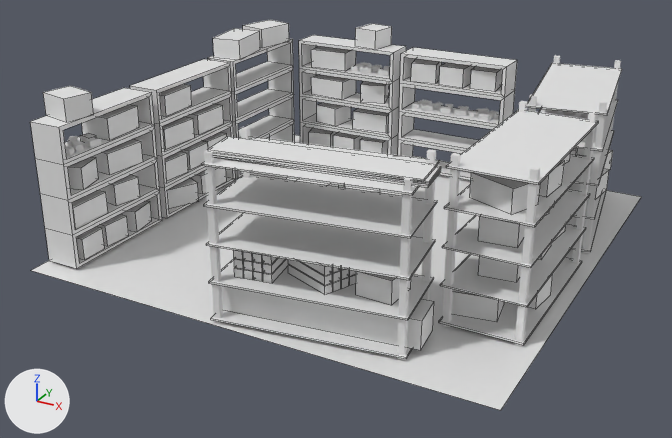
The Blender file optistock.blend: old version first, new version second.
Camera for both pictures: a 50 mm camera at (22.9, -45.2, 21.8) aimed at (-0.8, -2.1, 0.2). Every picture has the same lights, and +X, +Y and +Z are marked at lower left. Mesh edges are drawn as thin lines on the coarser meshes.

Script lines for the objects in view, before the commit:
```python
me_cube_002 = bpy.data.meshes.new('Cube.002')
me_cube_002.from_pydata(...)  # 16 vertices, 12 faces; spans x -1.0..1.0, y -1.0..1.0, z -1.0..1.0
me_cube_057 = bpy.data.meshes.new('Cube.057')
me_cube_057.from_pydata(...)  # a box spanning x -1.0..1.0, y -1.0..1.0, z -1.0..1.0
me_plane = bpy.data.meshes.new('Plane')
me_plane.from_pydata(...)  # 4 vertices, 1 face; spans x -1.0..1.0, y -1.0..1.0, z 0.0
# before: 0 (-1.0, -1.0, 0.0) at pixel (30, 270), 1 (1.0, -1.0, 0.0) at pixel (500, 410), 2 (-1.0, 1.0, 0.0), 3 (1.0, 1.0, 0.0) at pixel (641, 196)
ob_cube_049 = bpy.data.objects.new('Cube.049', me_cube_057)
ob_cube_049.location = (-5.28, 11.38, 7.65)
ob_cube_049.rotation_euler = (0.0, 0.0, -4.871)  # degrees (0, 0, -279)
ob_cube_049.scale = (0.938, 0.838, 0.623)
ob_eta1 = bpy.data.objects.new('Eta1', me_cube_002)
ob_eta1.location = (-12.11, -8.75, 0.05)
ob_eta1.scale = (1.0, -3.66, 1.0)
_m = ob_eta1.modifiers.new('Array', 'ARRAY')
_m.count = 4
_m.relative_offset_displace = (0.0, 0.0, 1.0)
ob_plane = bpy.data.objects.new('Plane', me_plane)
ob_plane.location = (-0.03, -0.2, -1.1)
ob_plane.scale = (13.4, 13.4, 13.4)
# also in view: 'Cube.078' at (10.5, -6.4, 5.8); 'Cube' at (-12.2, -10.7, 1.8); 'Cube.010' at (-12.2, -2.6, 5.9); 'Cube.042' at (-8.3, 11.2, 1.9); 'Cube.091' at (-12.2, 8.6, 7.7)
```
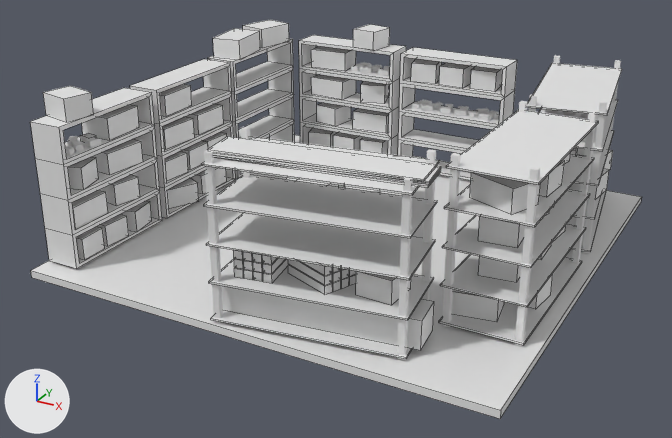
The edits, one by one:
me_plane has 4 vertices, 1 face and spans x -1.0..1.0, y -1.0..1.0, z 0.0.
me_plane is used by ob_plane; location (-0.03, -0.2, -1.1); scale (13.4, 13.4, 13.4).
Verts and faces of me_plane; kept vertices keep their numbers, new ones are numbered from 4.
Part 1, on me_plane:
Faces deleted: (0, 1, 3, 2).
New vertices 4 to 7 stand at vertices 0 to 3, in that order, plus (0.0, 0.0, -0.03).
New faces: (0, 2, 3, 1), (4, 5, 7, 6), (2, 6, 7, 3), (0, 1, 5, 4), (1, 3, 7, 5), (0, 4, 6, 2).
Object 'Cube.049' (ob_cube_049) moves from (-5.28, 11.38, 7.65) to (-5.28, 11.06, 7.65).

Changed parts and their boxes [x1, y1, x2, y2] in the pictures (672 x 438 px):
'Plane', reshaped
    before: [31, 135, 641, 410]
    after: [30, 135, 641, 419]
'Cube.049', moved
    before: [355, 23, 392, 49]
    after: [353, 24, 390, 51]
